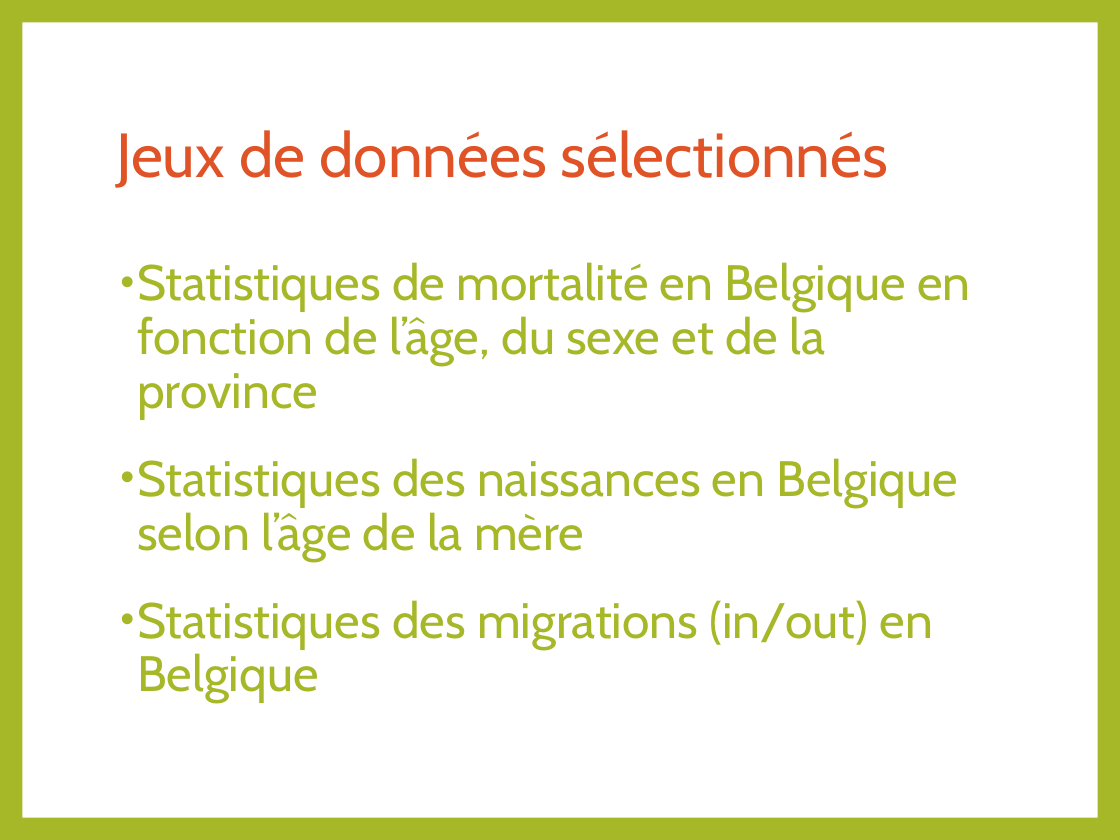
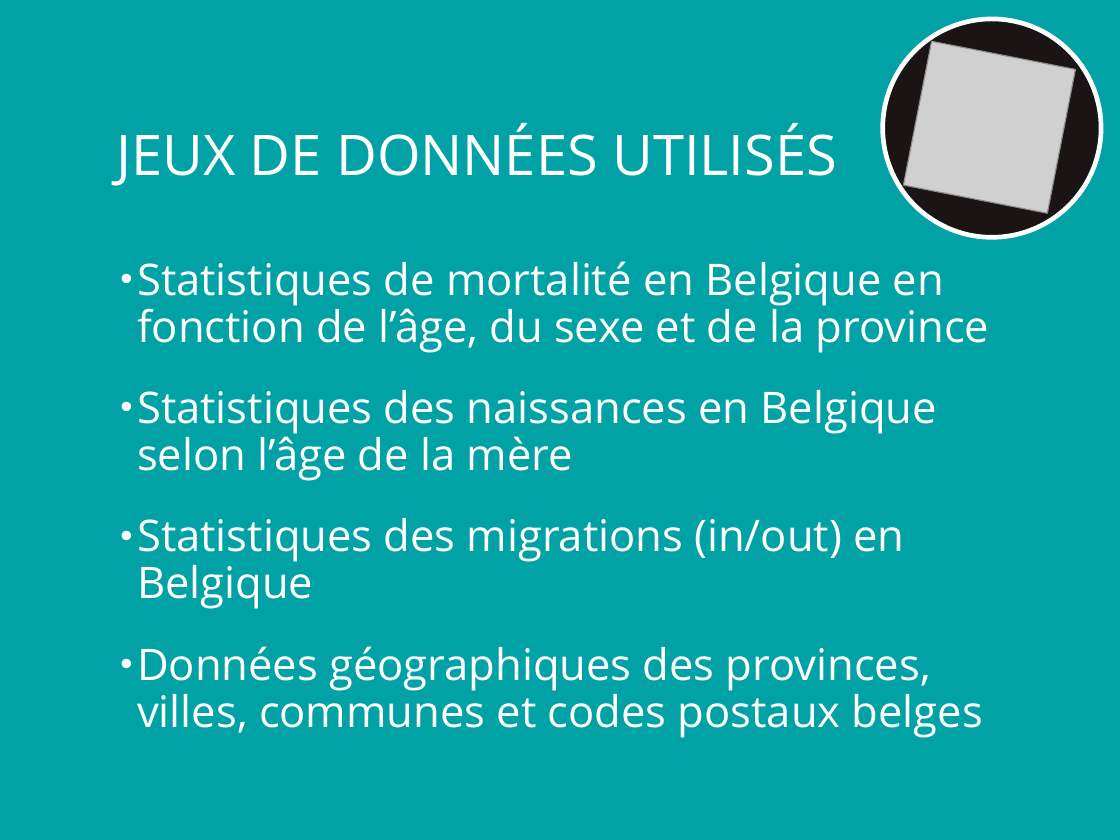
Before and after one commit to micbelgique/mordatality, a slide deck: slide 7 of presentation-summercamp2015.pptx. Drawn at 1120x840 pixels with LibreOffice and Linux fonts; fonts in the diff are those of the drawing; grey boxes stand for pictures. Boxes give left, top, right and bottom in pixels: in the first picture for what was removed or moved away, otherwise in the second. Text is boxed around its words. In the diff, an @@ line names an element or a change of style, - is before the commit and + after.

```diff
--- a/presentation-summercamp2015.pptx
+++ b/presentation-summercamp2015.pptx
@@ background #A6B727 to #00A2A5 @@
@@ rectangle removed at <box>22,22,1098,818</box> @@
@@ ellipse added at <box>864,0,1120,256</box>, fill #1A1414, outline #FFFFFF 3 pt @@
@@ picture added at <box>903,41,1076,213</box> @@
@@ title at <box>116,123,836,186</box>: text changed; size 40 to 36 pt; font Cabin to Open Sans; text colour #DF5327 to #FFFFFF @@
-Jeux de données sélectionnés
+JEUX DE DONNÉES UTILISÉS
@@ text at <box>137,261,990,609</box>: size 32 to 28 pt, font Cabin to Open Sans, text colour #A6B727 to #FFFFFF in "Statistiques de mortalité en Belgique en fonction ...", "Statistiques des naissances en Belgique selon l’âge ...", "Statistiques des migrations (in/out) en Belgique"; bullet colour #A6B727 to #FFFFFF @@
@@ text at <box>137,646,983,738</box>: paragraph added @@
+• Données géographiques des provinces, villes, communes et codes postaux belges
```
Also in this commit, not shown: 8 other slides changed.
